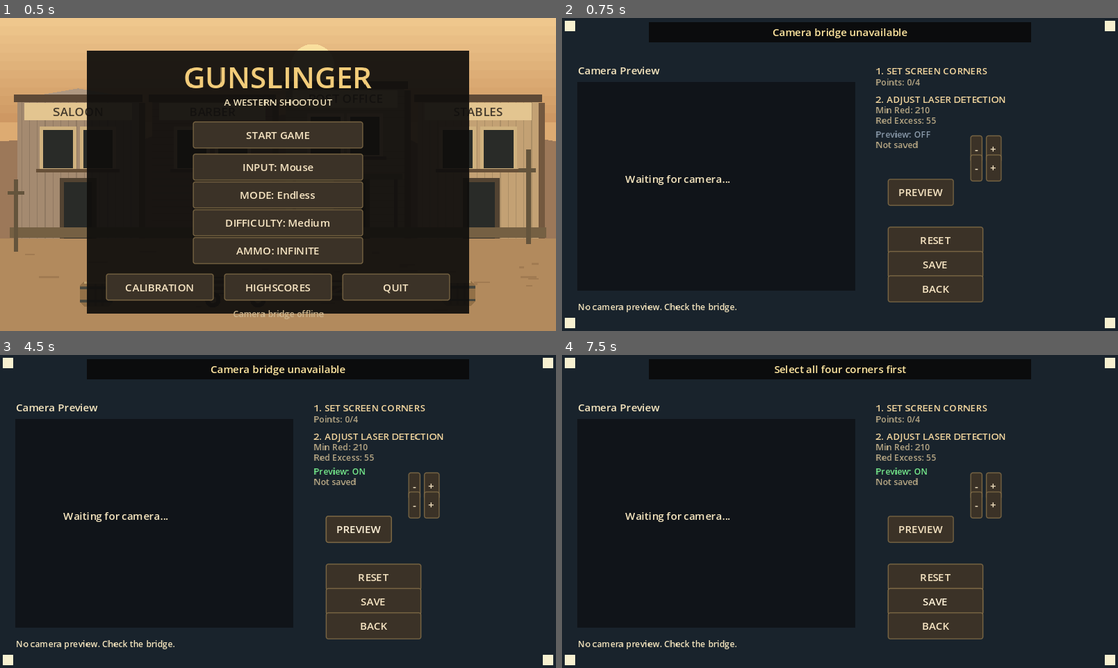
Above: before the commit, frames 1-4 (two rows, left to right).
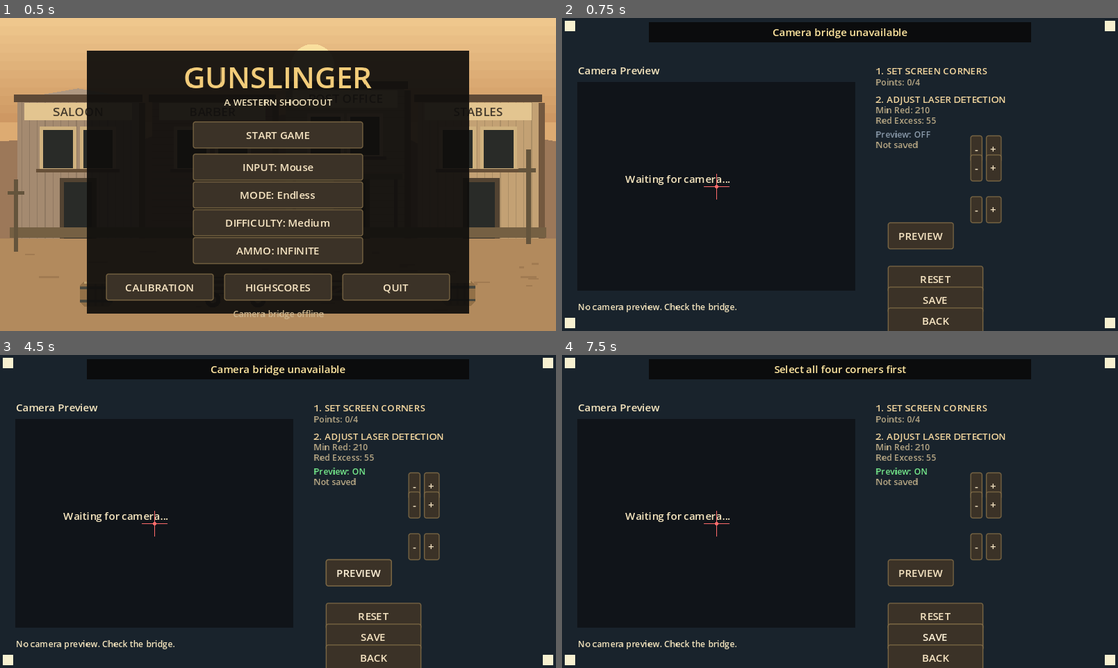
Above: after the commit, the same moments.

Repository: trycoon/gunslinger
Game: Godot game, scene res://scenes/main.tscn
The game is run twice, just before and just after one commit, with the same random seed, the same clock (stepped at 60 frames per second) and the same inputs.
Inputs:
- Up to frame 1 (0.5 s): no input
- Up to frame 2 (0.75 s): click "CALIBRATION" at 0.5 s
- Up to frame 3 (4.5 s): click "-" at 1.25 s; click "+" at 2 s; click "-" at 2.75 s; click "+" at 3.5 s; click "PREVIEW" at 4.25 s
- Up to frame 4 (7.5 s): click "-" at 5 s; click "RESET" at 5.75 s; click "+" at 6.5 s; click "SAVE" at 7.25 s

Frame 1 is identical in both runs. In frame 2, 5.2% of the frame differs, in the area x 25-80%, y 49-100%; in frame 3, 5.2%; in frame 4, 5.2%.

Commit message:
fix: more calibration fixes and camera exposure

Diff:
--- a/scripts/main.gd
+++ b/scripts/main.gd
@@ -95,6 +95,8 @@
 var detector_settings: Dictionary = {"min_red": 210, "min_red_excess": 55}
 var detector_settings_pending := false
 var show_detection_preview := false
+var camera_exposure_us := 5000
+var camera_exposure_pending := false
 
 func _ready() -> void:
 	Engine.max_fps = 60
@@ -483,22 +485,33 @@
 		detector_settings["min_red_excess"] = min(255, detector_settings.get("min_red_excess", 55) + 5)
 		_save_detector_settings())
 
+	# Camera exposure section
+	_text("3. CAMERA EXPOSURE", Vector2(375, 185), 12, Color.LIGHT_GRAY)
+	_text("Exposure (µs):", Vector2(375, 208), 10, Color.GRAY)
+	_text(str(camera_exposure_us), Vector2(450, 208), 10, Color.WHITE)
+	_button("-", Rect2(470, 205, 14, 12), func() -> void:
+		camera_exposure_us = max(100, camera_exposure_us - 1000)
+		_save_camera_exposure())
+	_button("+", Rect2(488, 205, 14, 12), func() -> void:
+		camera_exposure_us = min(100000, camera_exposure_us + 1000)
+		_save_camera_exposure())
+
 	# Preview toggle and status
-	_button("PREVIEW", Rect2(375, 185, 70, 16), func() -> void:
+	_button("PREVIEW", Rect2(375, 235, 70, 16), func() -> void:
 		show_detection_preview = not show_detection_preview)
 	var preview_status = "ON" if show_detection_preview else "OFF"
-	_text(preview_status, Vector2(455, 187), 10, Color.YELLOW if show_detection_preview else Color.GRAY)
+	_text(preview_status, Vector2(455, 237), 10, Color.YELLOW if show_detection_preview else Color.GRAY)
 
 	# Status line
 	var status_text := "SAVED" if calibration_saved else "Not saved"
-	_text(status_text, Vector2(375, 210), 10, Color.GREEN if calibration_saved else Color.GRAY)
+	_text(status_text, Vector2(375, 258), 10, Color.GREEN if calibration_saved else Color.GRAY)
 
 	# Bottom action buttons - stacked vertically with big spacing
-	_button("RESET", Rect2(375, 240, 110, 18), func() -> void:
+	_button("RESET", Rect2(375, 285, 110, 18), func() -> void:
 		calibration_points.clear()
 		calibration_saved = false)
-	_button("SAVE", Rect2(375, 268, 110, 18), _save_calibration)
-	_button("BACK", Rect2(375, 296, 110, 18), _show_menu)
+	_button("SAVE", Rect2(375, 309, 110, 18), _save_calibration)
+	_button("BACK", Rect2(375, 333, 110, 18), _show_menu)
 
 func _save_detector_settings() -> void:
 	var err := config_request.request(
@@ -509,6 +522,15 @@
 	)
 	detector_settings_pending = err == OK
 
+func _save_camera_exposure() -> void:
+	var err := config_request.request(
+		"http://127.0.0.1:4244/camera/exposure",
+		PackedStringArray(["Content-Type: application/json"]),
+		HTTPClient.METHOD_POST,
+		JSON.stringify({"exposure_us": camera_exposure_us})
+	)
+	camera_exposure_pending = err == OK
+
 func _save_calibration() -> void:
 	if calibration_points.size() != 4:
 		_notice("Select all four corners first")
@@ -522,10 +544,11 @@
 func _config_received(_result: int, code: int, _headers: PackedStringArray, body: PackedByteArray) -> void:
 	var parsed: Variant = JSON.parse_string(body.get_string_from_utf8())
 	if code != 200 or not parsed is Dictionary:
-		if not detector_settings_pending and not calibration_post_pending:
+		if not detector_settings_pending and not calibration_post_pending and not camera_exposure_pending:
 			_notice(str(parsed.get("error", "Camera bridge unavailable")) if parsed is Dictionary else "Camera bridge unavailable")
 		detector_settings_pending = false
 		calibration_post_pending = false
+		camera_exposure_pending = false
 		return
 
 	# Handle detector settings response
@@ -534,6 +557,13 @@
 		if settings is Dictionary:
 			detector_settings = settings
 		detector_settings_pending = false
+		if calibration_post_pending or camera_exposure_pending:
+			return
+
+	# Handle camera exposure response
+	if parsed.has("exposure_us"):
+		camera_exposure_us = int(parsed.get("exposure_us", camera_exposure_us))
+		camera_exposure_pending = false
 		if calibration_post_pending:
 			return
 
@@ -1075,6 +1105,12 @@
 	if points.size() == 4:
 		draw_line(PREVIEW.position + points[3] * PREVIEW.size, PREVIEW.position + points[0] * PREVIEW.size, Color("75ead4"), 1)
 
+	# Draw crosshair at center of preview
+	var center := PREVIEW.position + PREVIEW.size * 0.5
+	draw_line(center + Vector2(-15, 0), center + Vector2(15, 0), Color("ff6b6b"), 1)
+	draw_line(center + Vector2(0, -15), center + Vector2(0, 15), Color("ff6b6b"), 1)
+	draw_circle(center, 2, Color("ff6b6b"))
+
 	# Right panel instructions
 	_text("1. SET SCREEN CORNERS", Vector2(361, 65), 11, Color("f7d9a0"))
 	_text("Points: %d/4" % calibration_points.size(), Vector2(361, 78), 10, Color("b8a885"))
